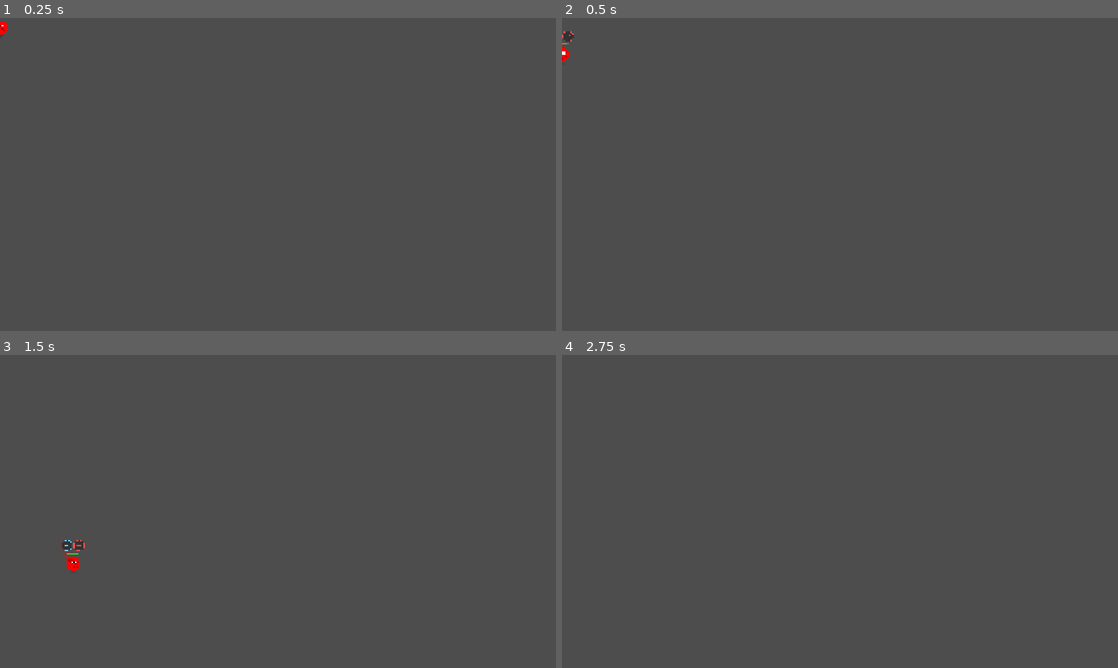
Above: before the commit, frames 1-4 (two rows, left to right).
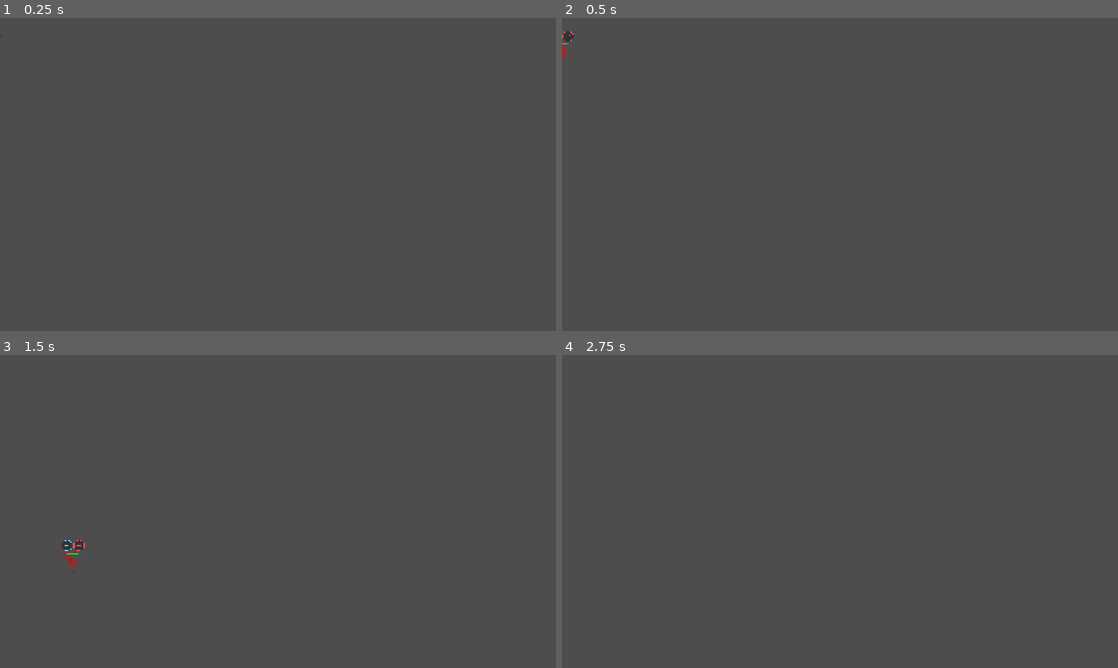
Above: after the commit, the same moments.

Repository: senserplay/TangleBattle
Game: Godot game, scene res://scenes/characters/player.tscn
Same seed, same stepped clock (60 frames per second), same inputs: the game is played once before the commit and once after it. This scene is started directly instead of the project's main scene. Sound files missing from this copy of the repository are replaced by a short silence.
Inputs (mouse positions are in pixels of both pictures, inside the frame that each line leads up to):
- Up to frame 1 (0.25 s): no input
- Up to frame 2 (0.5 s): no input
- Up to frame 3 (1.5 s): tap Enter at 0.5 s; move the mouse to (400, 495) at 0.52 s; hold D (p1_right) 0.53-1.25 s; click (400, 495) at 0.6 s; tap Space (p1_jump) at 0.77, 1.07 s; drag from (166, 527) to (250, 574) at 1.27 s
- Up to frame 4 (2.75 s): move the mouse to (895, 442) at 2.02 s; hold A (p1_left) from 2.03 s (still down); tap Middle mouse button (p1_parry) at 2.1 s

The runs differ from the first frame. In frame 1, less than 0.1% of the frame differs, in the area x 0-2%, y 1-6%; in frame 2, less than 0.1%; in frame 3, less than 0.1%, in the area x 12-15%, y 64-70%; in frame 4, nothing differs.
Error before the commit: Invalid call. Nonexistent function 'update_grapple_shot' in base 'Nil'. (res://scripts/characters/player.gd:771)
Error after the commit: Invalid call. Nonexistent function 'update_grapple_shot' in base 'Nil'. (res://scripts/characters/player.gd:874)

Commit message:
feat(characters): sprite-based yarn ball + face overlay with transform animation
Replace _draw_ball procedural rendering with Sprite2D nodes:
- Single hand-painted yarn ball texture, tinted per-player via modulate
- 6 face overlay sprites for emotions, swapped on state change
- Animation entirely via transforms: scale (squash/stretch from
  existing math), rotation (rolling on ground), modulate (status
  effects)

Asset processing:
- Yarn ball (2048x2048): warm-pixel detection -> biggest connected
  component -> distance-transform soft alpha -> crop -> 512x512
- Face sheet (4x8 grid, 32 cells): split, color-threshold transparent
  background, 6 cells picked for happy/focus/pain/angry/scared/dead

player.gd changes:
- New fields: body_sprite, face_sprite, face_textures dict,
  current_emotion, roll_rotation, BODY_TEXTURE_SIZE, paths
- _setup_visual_sprites(): loads textures, creates two Sprite2D
  children of player (body z=-2, face z=-1)
- _update_visual_sprites(delta): per-frame scale/rotation/modulate
  - Body rotates from accumulated rolling: dx = velocity.x*TAU/circumference
  - Face stays upright (rotation=0), flip_h via scale.x = -val
  - Face position offset (0, -radius*0.18) to sit in upper ball
  - Same status-effect tints as old _draw applied to body modulate
- _compute_emotion(): state machine -> emotion key
  not alive -> dead, hurt -> pain, low HP -> scared, charging -> focus,
  parrying -> angry, else -> happy
- Removed from _draw(): _draw_ellipse for body, yarn flowing lines,
  eyes (4 draw_circle calls) — about 50 lines
- Kept: trailing yarn threads at high velocity, all ability emblems,
  hooks, spikes, particles, parry/spawn/whip effects

Tested in Godot 4.6.1: title_menu -> lobby -> game compiles cleanly,
no runtime errors. Visual verification pending player playtesting.

Co-Authored-By: Claude Opus 4.7 (1M context) <noreply@anthropic.com>

Diff:
--- a/scripts/characters/player.gd
+++ b/scripts/characters/player.gd
@@ -189,6 +189,17 @@
 const TRAIL_SPEED_THRESHOLD := 400.0  # min speed to show trail
 var run_phase: float = 0.0  # animation phase for running
 
+# ── Sprite-based body+face system ──
+var body_sprite: Sprite2D = null
+var face_sprite: Sprite2D = null
+var face_textures: Dictionary = {}      # emotion name -> Texture2D
+var current_emotion: String = ""
+var roll_rotation: float = 0.0          # accumulated rolling angle from movement
+const BODY_TEXTURE_SIZE := 512.0        # native px (texture is square 512x512)
+const FACE_TEXTURE_PATH := "res://assets/characters/face/face_%s.png"
+const BODY_TEXTURE_PATH := "res://assets/characters/body/yarn_ball.png"
+const SPRITE_FILL_FACTOR := 1.7         # ball texture has ~60% real ball, scale up
+
 # Status effect particles
 var burn_particles: Array[Dictionary] = []
 var poison_particles: Array[Dictionary] = []
@@ -230,6 +241,29 @@
 	_abilities = $PlayerAbilities
 	_grapple.setup(self)
 	_abilities.setup(self)
+	_setup_visual_sprites()
+
+
+func _setup_visual_sprites() -> void:
+	# Body sprite — yarn ball, tinted to player color
+	var body_tex: Texture2D = null
+	if ResourceLoader.exists(BODY_TEXTURE_PATH):
+		body_tex = load(BODY_TEXTURE_PATH)
+	body_sprite = Sprite2D.new()
+	body_sprite.texture = body_tex
+	body_sprite.z_index = -2  # below particles, above background
+	add_child(body_sprite)
+
+	# Face sprite — emotion overlay (not tinted, stays upright)
+	for emo in ["happy", "focus", "pain", "angry", "scared", "dead"]:
+		var path: String = FACE_TEXTURE_PATH % emo
+		if ResourceLoader.exists(path):
+			face_textures[emo] = load(path)
+	face_sprite = Sprite2D.new()
+	face_sprite.texture = face_textures.get("happy", null)
+	face_sprite.z_index = -1
+	add_child(face_sprite)
+	current_emotion = "happy"
 
 
 func _ensure_actions() -> void:
@@ -259,7 +293,76 @@
 	_update_animation(delta)
 	_update_particles(delta)
 	_check_bounds()
+	_update_visual_sprites(delta)
 	queue_redraw()
+
+
+func _update_visual_sprites(delta: float) -> void:
+	if body_sprite == null:
+		return
+
+	# Sprite scale derived from collision radius + squash/stretch
+	var radius := get_player_radius()
+	var diameter := radius * 2.0
+	var base_scale := diameter / BODY_TEXTURE_SIZE * SPRITE_FILL_FACTOR
+	body_sprite.scale = Vector2(base_scale * squash_x, base_scale * squash_y)
+
+	# Body color tint — same state-effect math as the old _draw() did
+	var color := player_color
+	if has_meta("fire_burning"):
+		color = color.lerp(Color(1.0, 0.4, 0.1), 0.25)
+	if has_meta("poison_active"):
+		color = color.lerp(Color(0.3, 0.8, 0.2), 0.25)
+	if stun_timer > 0.0:
+		color = color.lerp(Color(0.5, 0.8, 1.0), 0.35)
+	if slow_timer > 0.0:
+		color = color.lerp(Color(0.5, 0.5, 0.7), 0.4)
+	if hit_flash_timer > 0.0:
+		color = color.lerp(Color.WHITE, 0.7)
+	body_sprite.modulate = color
+
+	# Rolling rotation while moving on ground (real ball physics feel)
+	if is_on_floor() and absf(velocity.x) > 20.0 and is_alive:
+		var circumference: float = TAU * radius
+		if circumference > 0.0:
+			roll_rotation += velocity.x / circumference * TAU * delta
+	# Combine continuous roll with body_rotation (lean from movement)
+	body_sprite.rotation = roll_rotation + body_rotation
+
+	# Hide during invincibility flicker (matches old _draw early return)
+	var flicker := is_invincible and fmod(invincible_timer, 0.2) < 0.1
+	body_sprite.visible = is_alive and not flicker
+
+	# ── Face: stays UPRIGHT (doesn't roll), faces the aim direction ──
+	var face_scale := base_scale * 0.55  # face fits inside upper portion of ball
+	var fx := face_scale * squash_x
+	if not facing_right:
+		fx = -fx  # mirror horizontally for facing direction
+	face_sprite.scale = Vector2(fx, face_scale * squash_y)
+	face_sprite.position = Vector2(0.0, -radius * 0.18)
+	face_sprite.rotation = 0.0  # never rotate the face — body rolls around it
+	face_sprite.visible = body_sprite.visible
+
+	# Emotion state machine
+	var new_emotion := _compute_emotion()
+	if new_emotion != current_emotion:
+		current_emotion = new_emotion
+		if face_textures.has(new_emotion):
+			face_sprite.texture = face_textures[new_emotion]
+
+
+func _compute_emotion() -> String:
+	if not is_alive:
+		return "dead"
+	if hit_flash_timer > 0.0:
+		return "pain"
+	if hp < MAX_HP * 0.3:
+		return "scared"
+	if charge_slot >= 0 or guided_rocket_slot >= 0 or grab_slot >= 0:
+		return "focus"
+	if parry_visual > 0.0:
+		return "angry"
+	return "happy"
 
 
 # ══════════════════ ANIMATION ══════════════════
@@ -1571,31 +1674,12 @@
 	if player_id != 1:
 		_draw_crosshair()
 
-	# ── Body with squash/stretch ──
+	# Body and eyes are drawn by Sprite2D nodes via _update_visual_sprites().
+	# Below variables are still needed by trailing draws (whip, grab hook, etc.).
 	var r := get_player_radius()
-	var sx := squash_x
-	var sy := squash_y
-
-	# Draw body as ellipse via transform
+	var s := hp_scale
 	var dark := base_color.darkened(0.3)
-
-	# Main body ellipse (approximated with scaled circle points)
-	_draw_ellipse(Vector2.ZERO, r * sx, r * sy, base_color, body_rotation)
-
-	# Yarn lines on body — animated flowing
-	var s := hp_scale
-	var thread_count := 5 + int(s)
-	var flow_offset := run_phase  # makes threads wave when running
-	for i in range(thread_count):
-		var angle := i * TAU / thread_count + 0.3 + body_rotation
-		var wave := sin(flow_offset + i * 1.5) * 0.15
-		var from := Vector2(cos(angle) * sx, sin(angle) * sy) * 10.0 * s
-		var to := Vector2(
-			cos(angle + 1.2 + wave) * sx,
-			sin(angle + 1.2 + wave) * sy
-		) * 20.0 * s
-		draw_line(from, to, dark, 2.0 * s)
-	# Trailing thread ends when moving fast
+	# Trailing yarn threads when moving fast — keep this decorative bit
 	if velocity.length() > 200.0:
 		var move_dir := -velocity.normalized()
 		for ti in range(3):
@@ -1607,17 +1691,6 @@
 				thread_end,
 				Color(dark.r, dark.g, dark.b, 0.4), 1.5 * s
 			)
-
-	# Eyes — scaled by hp_scale
-	var eye_x := (6.0 * s if facing_right else -6.0 * s) * sx
-	var eye_y := -6.0 * s * sy
-	var eye_r := 4.0 * s * minf(sx, sy)
-	var pupil_r := 2.0 * s * minf(sx, sy)
-	draw_circle(Vector2(eye_x - 4 * s * sx, eye_y), eye_r, Color.WHITE)
-	draw_circle(Vector2(eye_x + 4 * s * sx, eye_y), eye_r, Color.WHITE)
-	var ps := (2.0 * s if facing_right else -2.0 * s) * sx
-	draw_circle(Vector2(eye_x - 4 * s * sx + ps, eye_y), pupil_r, Color.BLACK)
-	draw_circle(Vector2(eye_x + 4 * s * sx + ps, eye_y), pupil_r, Color.BLACK)
 
 	# Whip visual — sweeping arc
 	if whip_visual_timer > 0.0:
Binary file added: assets/characters/body/yarn_ball.png
Binary file added: assets/characters/face/face_angry.png
Binary file added: assets/characters/face/face_dead.png
Binary file added: assets/characters/face/face_focus.png
Binary file added: assets/characters/face/face_happy.png
Binary file added: assets/characters/face/face_pain.png
Binary file added: assets/characters/face/face_scared.png
Not shown, changed: work_notes/LOG.md
